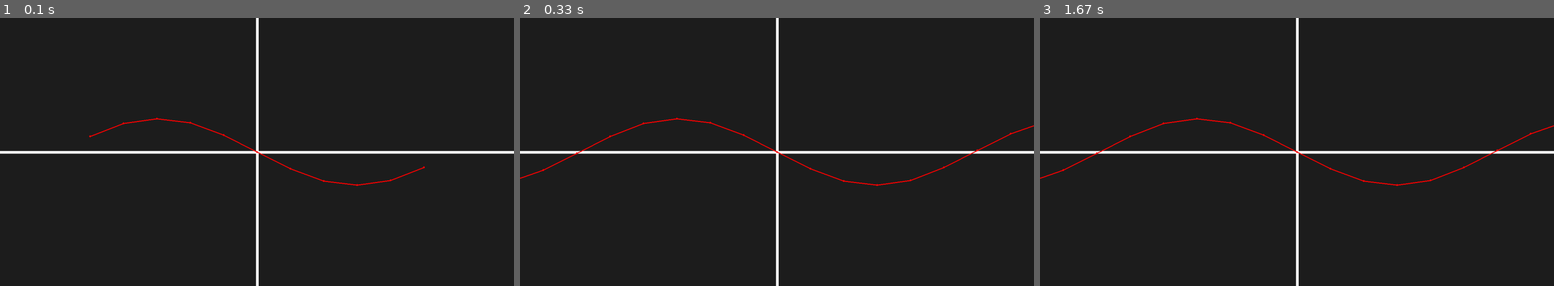
Above: before the commit, frames 1-3 (left to right).
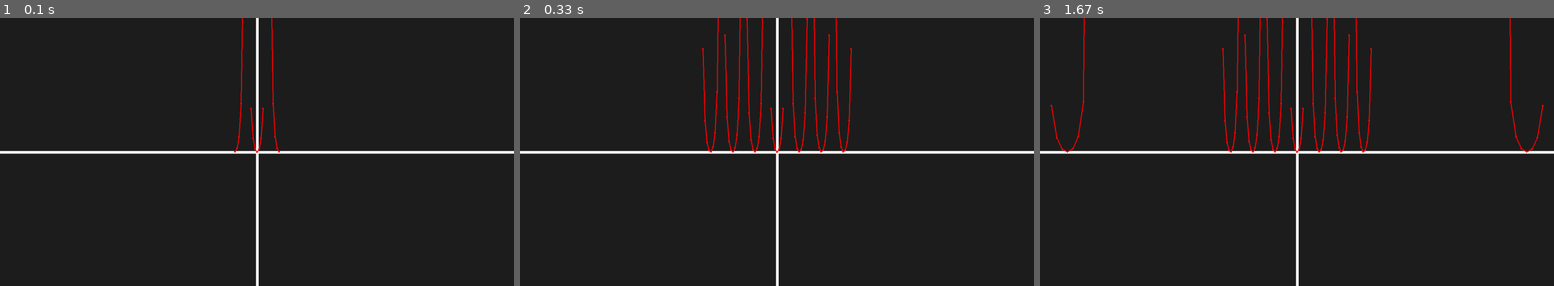
Above: after the commit, the same moments.

Repository: bursam112/pythontut
Game: pygame game, started from advanced/project_for_fun/main.py
Same seed, same stepped clock (60 frames per second), same inputs: the game is played once before the commit and once after it.
Inputs:
- Up to frame 1 (0.1 s): no input
- Up to frame 2 (0.33 s): no input
- Up to frame 3 (1.67 s): hold Right 0.33-0.8 s

The runs differ from the first frame. In frame 1, 0.8% of the frame differs, in the area x 17-83%, y 0-63%; in frame 2, 2.3%; in frame 3, 2.7%, in the area x 0-100%, y 0-63%.

Commit message:
new space simulator

Diff:
--- /dev/null
+++ b/advanced/game_org/main.py
@@ -0,0 +1,93 @@
+import pygame
+import math
+from shadow import new_img_gradient
+
+pygame.init()
+
+screen = pygame.display.set_mode((1540, 804))
+pygame.display.set_caption("The Earth and the Moon")
+
+earth_img = pygame.image.load('earth_picture.png')
+earth_img_scaled = pygame.transform.scale(earth_img, (256, 256))
+
+new_img_gradient(earth_img_scaled.get_size())
+earth_shadow = pygame.image.load('shadow.png')
+earth_shadow_scaled = pygame.transform.scale(earth_shadow, earth_img_scaled.get_size())
+
+moon_img = pygame.image.load('moon 2.png')
+moon_img_scaled = pygame.transform.scale(moon_img, (50, 50))
+
+new_img_gradient(moon_img_scaled.get_size())
+moon_shadow = pygame.image.load('shadow.png')
+moon_shadow_scaled = pygame.transform.scale(moon_shadow, moon_img_scaled.get_size())
+
+bg_img = pygame.image.load('starry sky 2.jpg')
+
+
+def display_bg():
+    screen.blit(bg_img, (0, 0))
+
+def earth(degrees):
+    screen.blit(earth_img_scaled, (642, 274))
+    rotation(earth_shadow_scaled, degrees, (642, 274))
+
+def moon(degrees, shadow_degrees):
+    apoapsis = 6
+    periapsis = 1
+    rotation(moon_img_scaled, shadow_degrees, earth_orbit(apoapsis, periapsis, degrees))
+    rotation(moon_shadow_scaled, shadow_degrees, earth_orbit(apoapsis, periapsis, degrees))
+
+def rotation(image, degrees, top_left):
+    rotated_image = pygame.transform.rotate(image, degrees*(-50))
+    new_rect = rotated_image.get_rect(center=image.get_rect(topleft=top_left).center)
+    screen.blit(rotated_image, new_rect)
+
+def earth_orbit(apoapsis, periapsis, degrees):
+    earth_center_x = 720
+    earth_center_y = 352
+
+    orbit_coordinates = (apoapsis*to_degrees(math.cos(degrees)) + earth_center_x,
+                         periapsis*to_degrees(math.sin(degrees)) + earth_center_y)
+    return orbit_coordinates
+
+def to_degrees(value):
+    return value * 180 / math.pi
+
+
+# def find_center(image, top_left):
+    # new_rect = image.get_rect(center=image.get_rect(topleft=top_left).center)
+    # return new_rect
+
+
+clock = pygame.time.Clock()
+running = True
+counter = 0
+shadow_counter = 0
+behind = False
+
+while running:
+
+    screen.fill((0, 0, 0))
+
+    for event in pygame.event.get():
+        if event.type == pygame.QUIT:
+            running = False
+
+    if counter > 6.3:
+        counter = 0
+
+    display_bg()
+
+    if counter <= 3.15:
+        earth(shadow_counter)
+        moon(counter, shadow_counter)
+    else:
+        moon(counter, shadow_counter)
+        earth(shadow_counter)
+
+    counter += 0.01
+    shadow_counter += 0.01
+    pygame.display.update()
+    clock.tick(144)
+
+print('Simulation closed.')
--- /dev/null
+++ b/advanced/game_org/shadow.py
@@ -0,0 +1,23 @@
+from PIL import Image, ImageDraw
+import math
+
+def new_img_gradient(size):
+    img = Image.new(mode='RGBA', size=size, color=(0, 0, 0, 0))
+
+    def gradient_by_point(image):
+        image1 = ImageDraw.Draw(image)
+        for pixel_row in range(0, image.size[1]):  # circle formula: x^2 + y^2 = radius^2
+            image1.line(xy=(-math.sqrt(-(pixel_row-image.size[0]//2)**2+(image.size[0]//2)**2)+image.size[0]//2,  # left-most x value for the circle at point y
+                            pixel_row,  # y value
+                            math.sqrt(-(pixel_row-image.size[0]//2)**2+(image.size[0]//2)**2)+image.size[0]//2,  # right-most x value for the circle at point y
+                            pixel_row),  # y value
+                        fill=(0, 0, 0, round((pixel_row/image.size[0])*255)))
+        image.save('shadow.png')
+        return image
+
+    return gradient_by_point(img)
+
+
+if __name__ == '__main__':
+    new_img_gradient((256, 256)).show()
+    print(type(new_img_gradient((512, 512))))
--- a/advanced/project_for_fun/main.py
+++ b/advanced/project_for_fun/main.py
@@ -19,21 +19,26 @@
         points.append((screen, (255, 0, 0), (x_backward, y_backward), 3))
         # surface, color, center, radius
 
+    if 0 <= y_forward <= 804 and 0 <= y_backward <= 804:
         lines.append(last_position_forward)
         lines.append(last_position_backwards)
-        # surface, color, start_pos, end_pos, width
+    else:
+        lines.append(None)
+        lines.append(None)
 
     for circles in range(0, len(points)):
         pygame.draw.circle(surface=points[circles][0],
                            color=points[circles][1],
                            center=points[circles][2],
                            radius=points[circles][3])
-
-        pygame.draw.line(surface=points[circles][0],
-                         color=points[circles][1],
-                         start_pos=lines[circles],
-                         end_pos=points[circles][2],
-                         width=points[circles][3])
+        try:
+            pygame.draw.line(surface=points[circles][0],
+                             color=points[circles][1],
+                             start_pos=lines[circles],
+                             end_pos=points[circles][2],
+                             width=points[circles][3])
+        except TypeError:
+            pass
 
 
 # Game Loop
@@ -43,7 +48,7 @@
 temp_coordinate_f = (770, 402)
 temp_coordinate_b = (770, 402)
 # Zoom (%)
-zoom_X = 100
+zoom_X = 6
 zoom_Y = 100
 
 while running:
@@ -76,8 +81,8 @@
     x1 = x * zoom_X
     x2 = -x * zoom_X
     # Y values (equation)
-    y1 = math.sin(x1) * zoom_Y
-    y2 = math.sin(x2) * zoom_Y
+    y1 = math.tan(x1)**2 * zoom_Y
+    y2 = math.tan(x2)**2 * zoom_Y
 
     # Screen Update
     screen.blit(graph, (0, 0))
@@ -85,6 +90,6 @@
     x += 1
     pygame.display.update()
     # 144 fps
-    clock.tick(60)
+    clock.tick(144)
 
 # ZOOM FEATURE THAT CHANGES WHOLE GRAPH
--- /dev/null
+++ b/simple/test2.py
@@ -0,0 +1,91 @@
+from PIL import Image
+import math
+
+BLACK, DARKGRAY, GRAY = ((0, 0, 0), (63, 63, 63), (127, 127, 127))
+LIGHTGRAY, WHITE = ((191, 191, 191), (255, 255, 255))
+BLUE, GREEN, RED = ((0, 0, 255), (0, 255, 0), (255, 0, 0))
+
+
+class Point(object):
+    def __init__(self, x, y):
+        self.x, self.y = x, y
+
+    def rot_x(self, degrees):
+        radians = math.radians(degrees)
+        return self.x * math.cos(radians) + self.y * math.sin(radians)
+
+
+class Rect(object):
+    def __init__(self, x1, y1, x2, y2):
+        minx, maxx = (x1, x2) if x1 < x2 else (x2, x1)
+        miny, maxy = (y1, y2) if y1 < y2 else (y2, y1)
+        self.min = Point(minx, miny)
+        self.max = Point(maxx, maxy)
+
+    def min_max_rot_x(self, degrees):
+        first = True
+        for x in [self.min.x, self.max.x]:
+            for y in [self.min.y, self.max.y]:
+                p = Point(x, y)
+                rot_d = p.rot_x(degrees)
+                if first:
+                    min_d = rot_d
+                    max_d = rot_d
+                else:
+                    min_d = min(min_d, rot_d)
+                    max_d = max(max_d, rot_d)
+                first = False
+        return min_d, max_d
+
+    width = property(lambda self: self.max.x - self.min.x)
+    height = property(lambda self: self.max.y - self.min.y)
+
+
+def gradient_color(minval, maxval, val, color_palette):
+    """ Computes intermediate RGB color of a value in the range of minval
+        to maxval (inclusive) based on a color_palette representing the range.
+    """
+    max_index = len(color_palette) - 1
+    delta = maxval - minval
+    if delta == 0:
+        delta = 1
+    v = float(val - minval) / delta * max_index
+    i1, i2 = int(v), min(int(v) + 1, max_index)
+    (r1, g1, b1), (r2, g2, b2) = color_palette[i1], color_palette[i2]
+    f = v - i1
+    return int(r1 + f * (r2 - r1)), int(g1 + f * (g2 - g1)), int(b1 + f * (b2 - b1))
+
+
+def degrees_gradient(im, rect, color_func, color_palette, degrees):
+    minval, maxval = 1, len(color_palette)
+    delta = maxval - minval
+    min_d, max_d = rect.min_max_rot_x(degrees)
+    range_d = max_d - min_d
+    for x in range(rect.min.x, rect.max.x + 1):
+        for y in range(rect.min.y, rect.max.y + 1):
+            p = Point(x, y)
+            f = (p.rot_x(degrees) - min_d) / range_d
+            val = minval + f * delta
+            color = color_func(minval, maxval, val, color_palette)
+            im.putpixel((x, y), color)
+
+
+def gradient_image(color_palette, degrees):
+    region = Rect(0, 0, 600, 400)
+    width, height = region.max.x + 1, region.max.y + 1
+    image = Image.new("RGB", (width, height), WHITE)
+    degrees_gradient(image, region, gradient_color, color_palette, -degrees)
+    return image
+
+
+if __name__ == '__main__':
+    # Draw a three color vertical gradient.
+    color_palette = [BLUE, GREEN, RED]
+    region = Rect(0, 0, 730, 350)
+    width, height = region.max.x + 1, region.max.y + 1
+    image = Image.new("RGB", (width, height), WHITE)
+    draw = ImageDraw.Draw(image)
+    vert_gradient(draw, region, gradient_color, color_palette)
+    image.show()
+    # image.save("vert_gradient.png", "PNG")
+    # print('image saved')
--- a/simple/testing_chamber.py
+++ b/simple/testing_chamber.py
@@ -1,3 +1,21 @@
-list1 = [9, 1, 1]
-list3 = list(list1)
-print(list3)
+from PIL import Image, ImageDraw
+import math
+
+def new_img_gradient():
+    img = Image.new(mode='RGBA', size=(100, 255), color=(0, 0, 0, 0))
+
+    def gradient_by_point(image):
+        image1 = ImageDraw.Draw(image)
+        for pixel_row in range(0, image.size[1]-155):  # circle formula: x^2 + y^2 = radius^2
+            image1.line(xy=(-math.sqrt(-(pixel_row-50)**2+2500)+50,  # left-most x value for the circle at point y
+                            pixel_row,  # y value
+                            math.sqrt(-(pixel_row-50)**2+2500)+50,  # right-most x value for the circle at point y
+                            pixel_row),  # y value
+                        fill=(0, 0, 0, pixel_row))
+        return image
+
+    return gradient_by_point(img)
+
+
+if __name__ == '__main__':
+    new_img_gradient().show()
Binary file added: advanced/game_org/earth_picture.png
Binary file added: advanced/game_org/moon 2.png
Binary file added: advanced/game_org/shadow.png
Binary file added: advanced/game_org/starry sky 2.jpg
